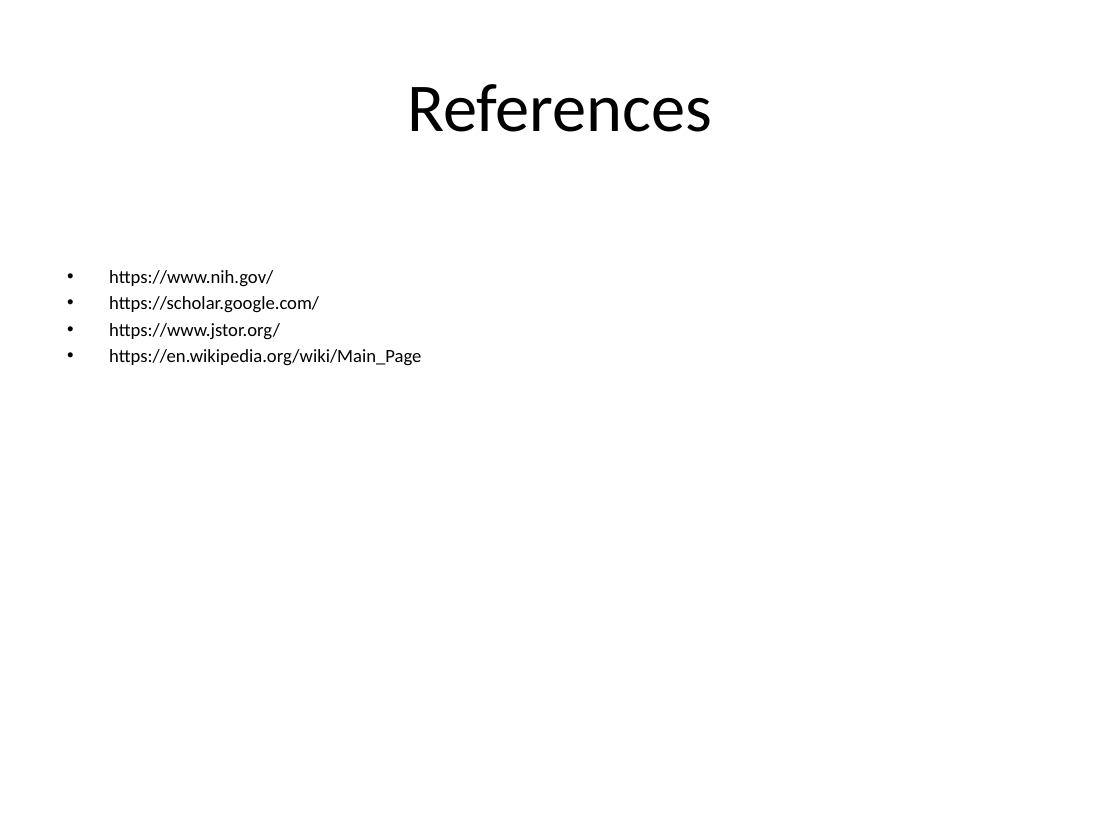
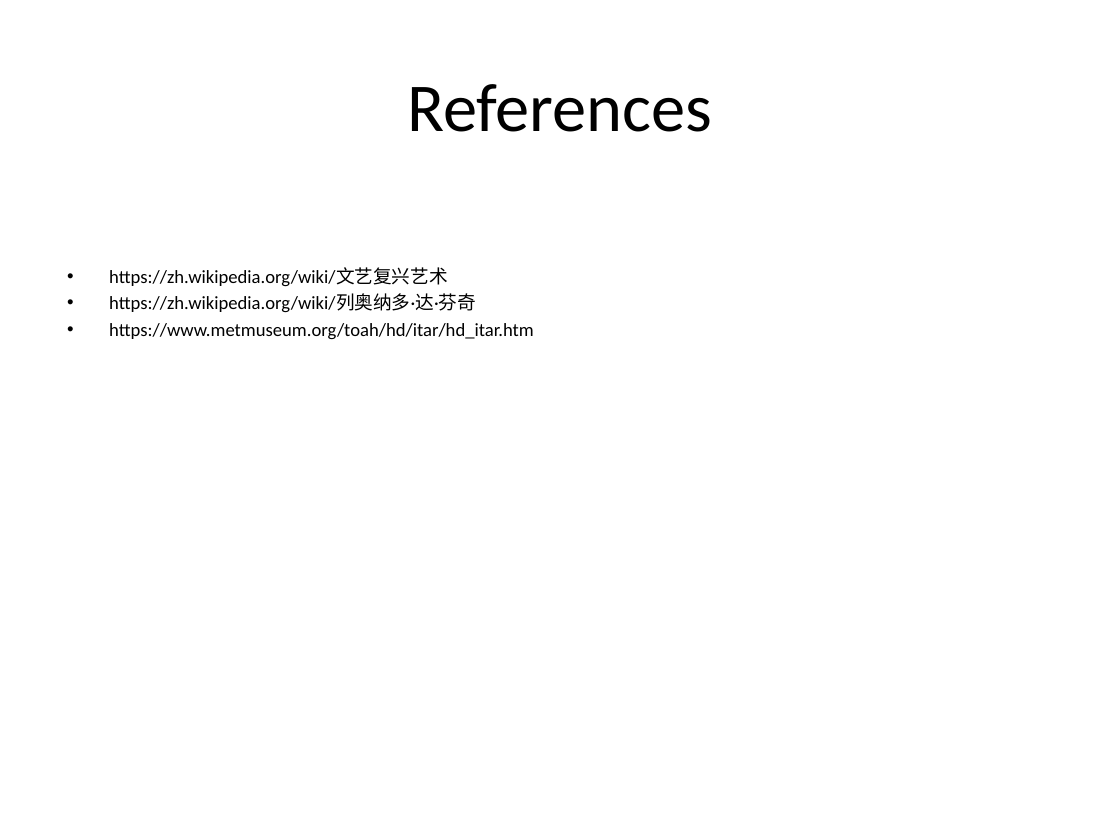
Before and after one commit to yeasy/AutoPPT, a slide deck: slide 6 of samples/cn_art.pptx (slide 7 before the commit). Drawn at 1120x840 pixels with LibreOffice and Linux fonts; fonts in the diff are those of the drawing. Boxes give left, top, right and bottom in pixels: in the first picture for what was removed or moved away, otherwise in the second. Text is boxed around its words. In the diff, an @@ line names an element or a change of style, - is before the commit and + after.

```diff
--- a/samples/cn_art.pptx
+++ b/samples/cn_art.pptx
@@ text at (109,268,534,340): text changed @@
-• https://www.nih.gov/
-• https://scholar.google.com/
-• https://www.jstor.org/
-• https://en.wikipedia.org/wiki/Main_Page
+• https://zh.wikipedia.org/wiki/文艺复兴艺术
+• https://zh.wikipedia.org/wiki/列奥纳多·达·芬奇
+• https://www.metmuseum.org/toah/hd/itar/hd_itar.htm
```
Also in this commit, not shown: 13 slides removed, 6 other files.
